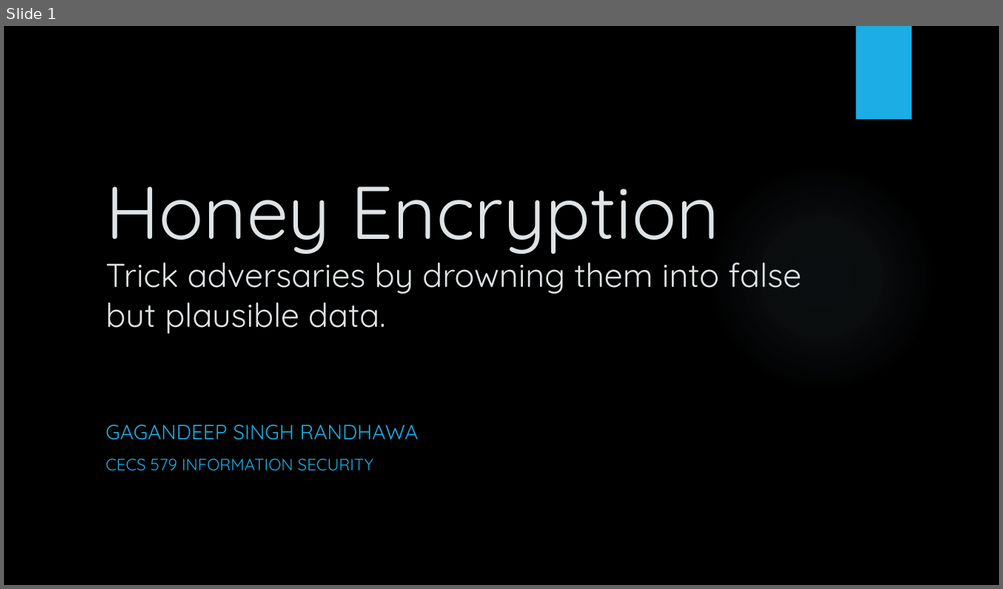
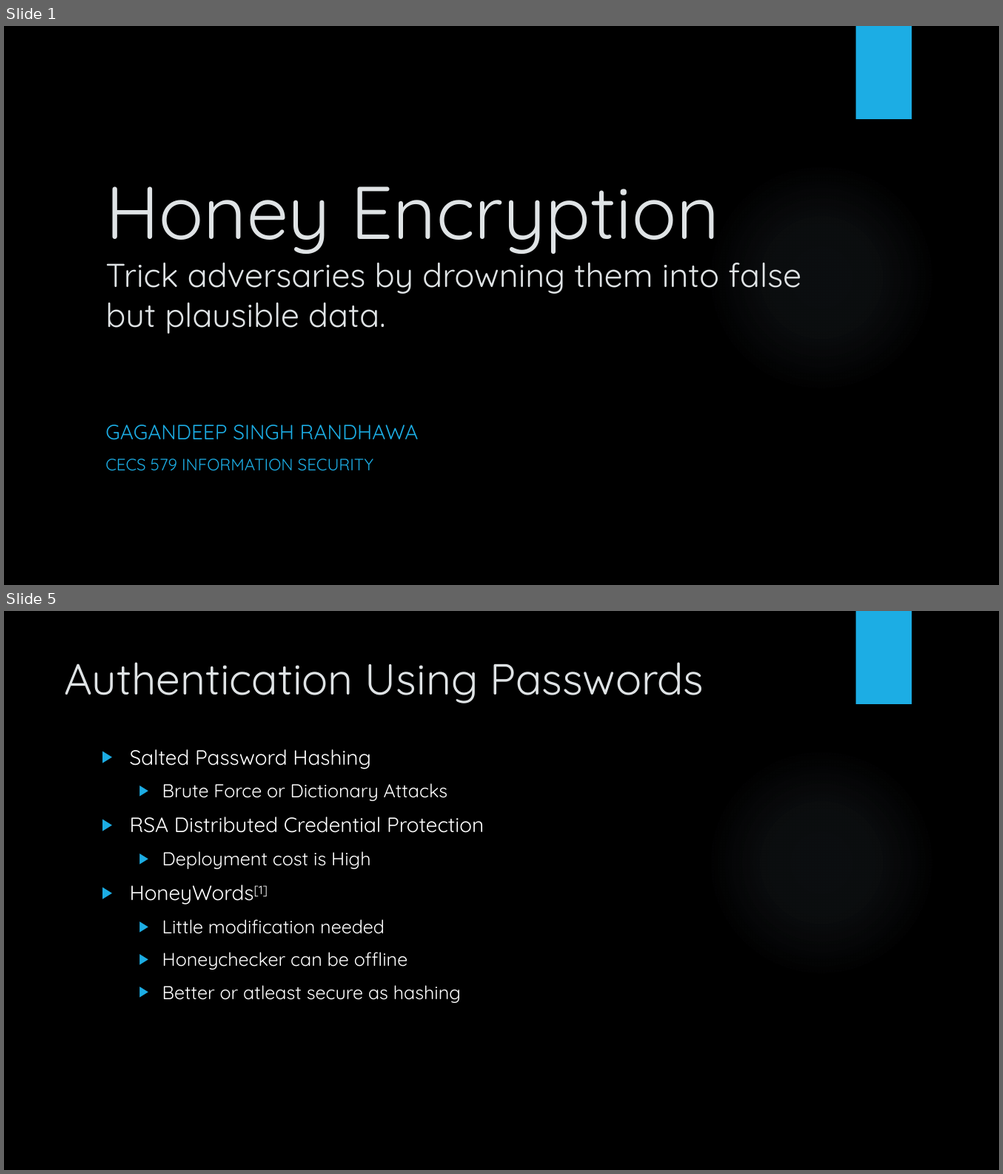
Before and after one commit to gagandeep7717/SecureCall, a slide deck: Presentations/Gagandeepsingh_Randhawa_Survey_Presentation.pptx. Shown one above the other, each under a label of ours: slide 1 before the commit, slides 1 and 5 after it; the slides between them are not shown. The pictures are 1003x589 and 1003x1174 pixels, drawn with LibreOffice and Linux fonts; fonts in the diff are those of the drawing; background and template pictures are left out. Boxes give left, top, right and bottom in pixels: in the first picture for what was removed or moved away, otherwise in the second. Text is boxed around its words. In the diff, an @@ line names an element or a change of style, - is before the commit and + after.

```diff
--- a/Presentations/Gagandeepsingh_Randhawa_Survey_Presentation.pptx
+++ b/Presentations/Gagandeepsingh_Randhawa_Survey_Presentation.pptx
@@ slide 5 added at (x1=4, y1=611, x2=999, y2=1170), background picture (left out); not listed: 2 template elements that a slide beside it also shows @@
@@ title added at (x1=64, y1=662, x2=704, y2=703), 42 pt, text #DFE3E5 @@
+Authentication Using Passwords
@@ text added at (x1=130, y1=749, x2=461, y2=1003), 18 pt, text #FFFFFF @@
+▶ Salted Password Hashing
+  ▶ Brute Force or Dictionary Attacks
+▶ RSA Distributed Credential Protection
+  ▶ Deployment cost is High
+▶ HoneyWords[1]
+  ▶ Little modification needed
+  ▶ Honeychecker can be offline
+  ▶ Better or atleast secure as hashing
```
Also in this commit, not shown: 23 other slides added.
